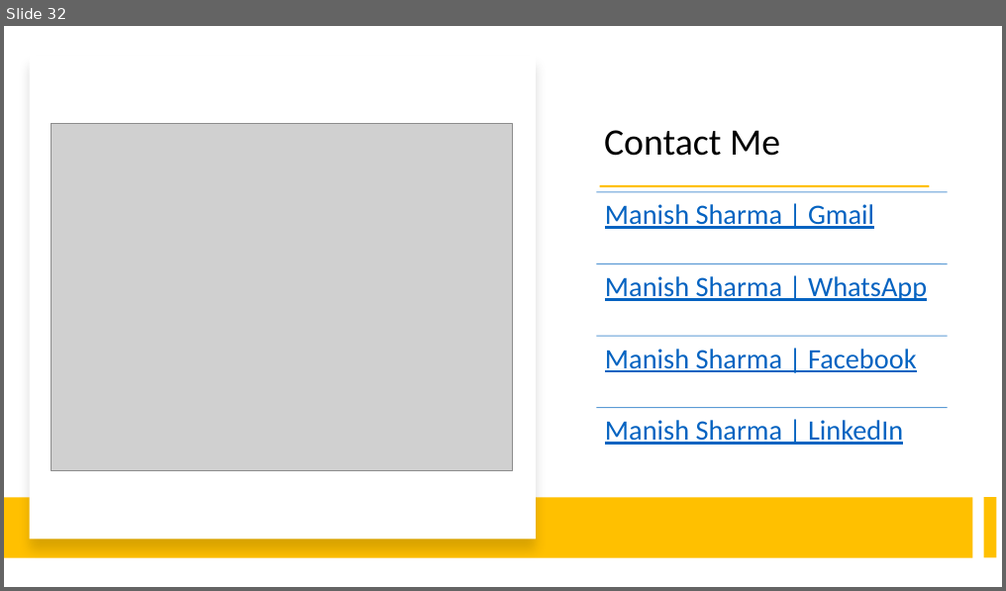
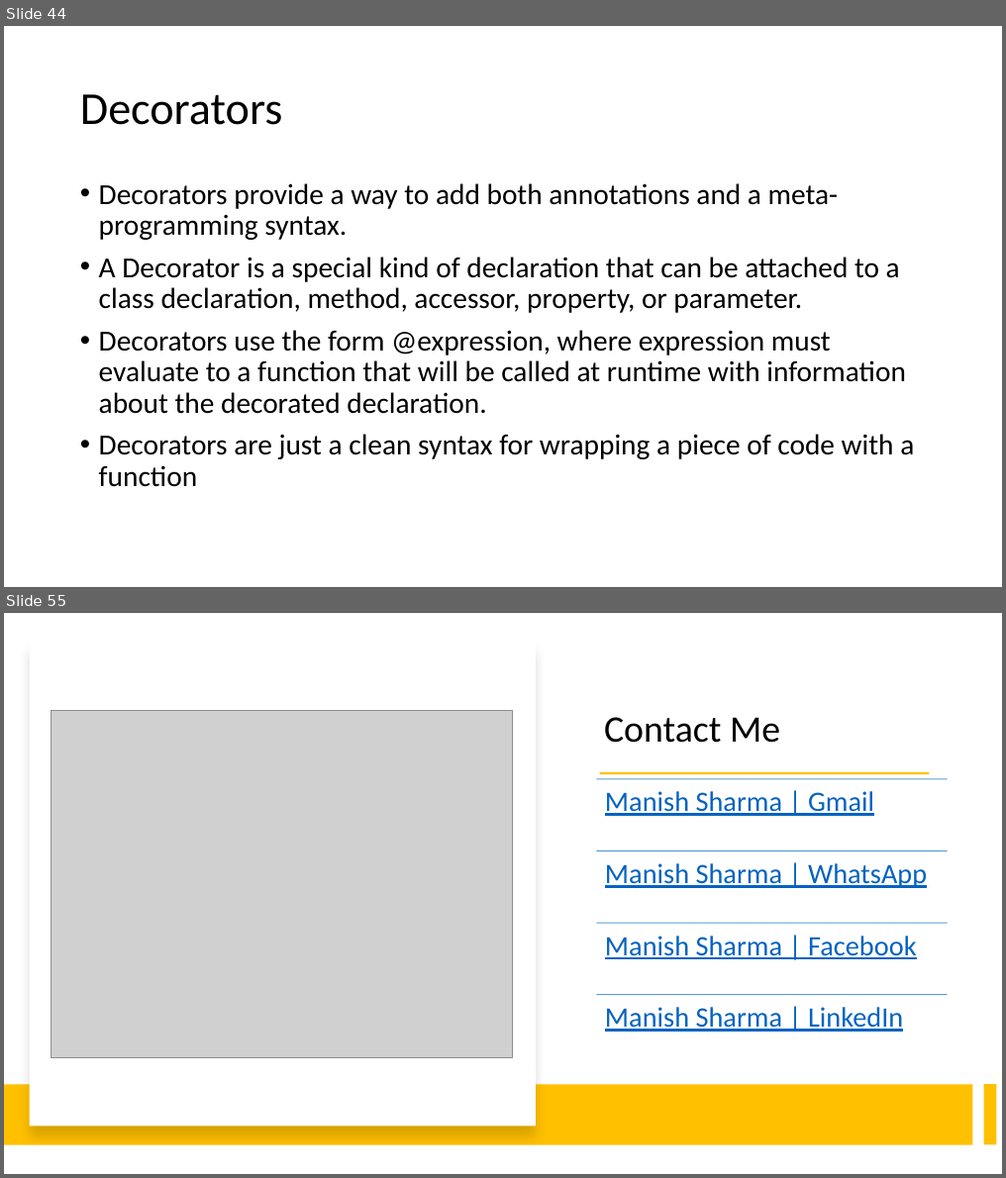
Before and after one commit to manishvbn/TypeScript_Jun22, a slide deck: Notes/TypeScript.pptx. Shown one above the other, each under a label of ours: slide 32 before the commit, slides 44 and 55 after it; the slides between them are not shown. The pictures are 1006x591 and 1006x1178 pixels, drawn with LibreOffice and Linux fonts; fonts in the diff are those of the drawing; grey boxes stand for pictures. Boxes give left, top, right and bottom in pixels: in the first picture for what was removed or moved away, otherwise in the second. Text is boxed around its words. In the diff, an @@ line names an element or a change of style, - is before the commit and + after.

```diff
--- a/Notes/TypeScript.pptx
+++ b/Notes/TypeScript.pptx
@@ slide 44 added at <box>4,26,1002,587</box>, background #FFFFFF @@
@@ title added at <box>80,94,283,125</box>, 44 pt, text #000000 @@
+Decorators
@@ text added at <box>99,183,914,487</box>, 28 pt, text #000000 @@
+• Decorators provide a way to add both annotations and a meta-programming syntax.
+• A Decorator is a special kind of declaration that can be attached to a class declaration, method, accessor, property, or parameter.
+• Decorators use the form @expression, where expression must evaluate to a function that will be called at runtime with information about the decorated declaration.
+• Decorators are just a clean syntax for wrapping a piece of code with a function
@@ what was slide 32 is now slide 55 @@
```
Also in this commit, not shown: 22 other slides added.
